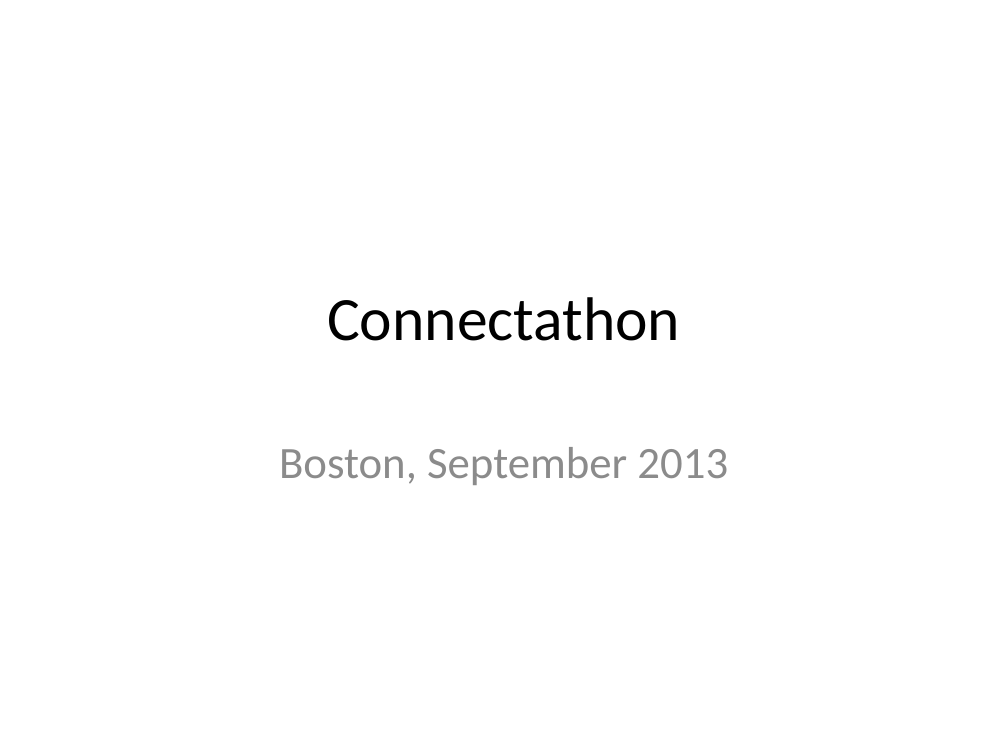
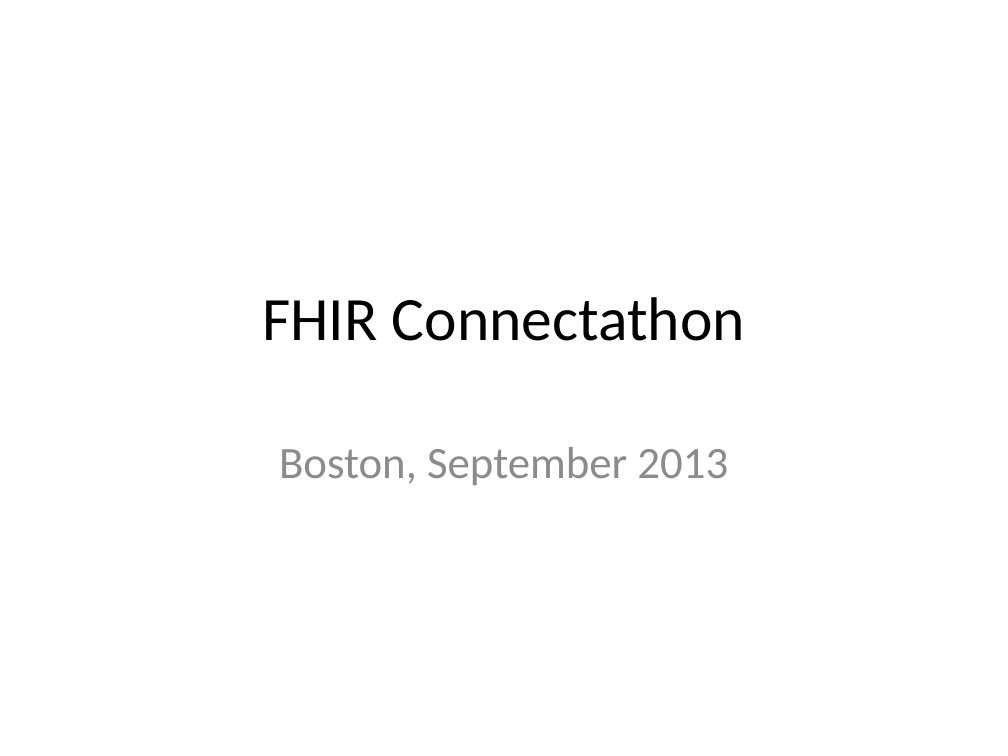
Before and after one commit to vista-novo/fhir, a slide deck: slide 1 of connectathons/Boston2013/Introduction.pptx. Drawn at 1008x756 pixels with LibreOffice and Linux fonts; fonts in the diff are those of the drawing; background and template pictures are left out. Boxes give left, top, right and bottom in pixels: in the first picture for what was removed or moved away, otherwise in the second. Text is boxed around its words. In the diff, an @@ line names an element or a change of style, - is before the commit and + after.

```diff
--- a/connectathons/Boston2013/Introduction.pptx
+++ b/connectathons/Boston2013/Introduction.pptx
@@ title at (262, 297, 745, 341): text changed @@
-Connectathon
+FHIR Connectathon
```
Also in this commit, not shown: 6 other slides changed.
